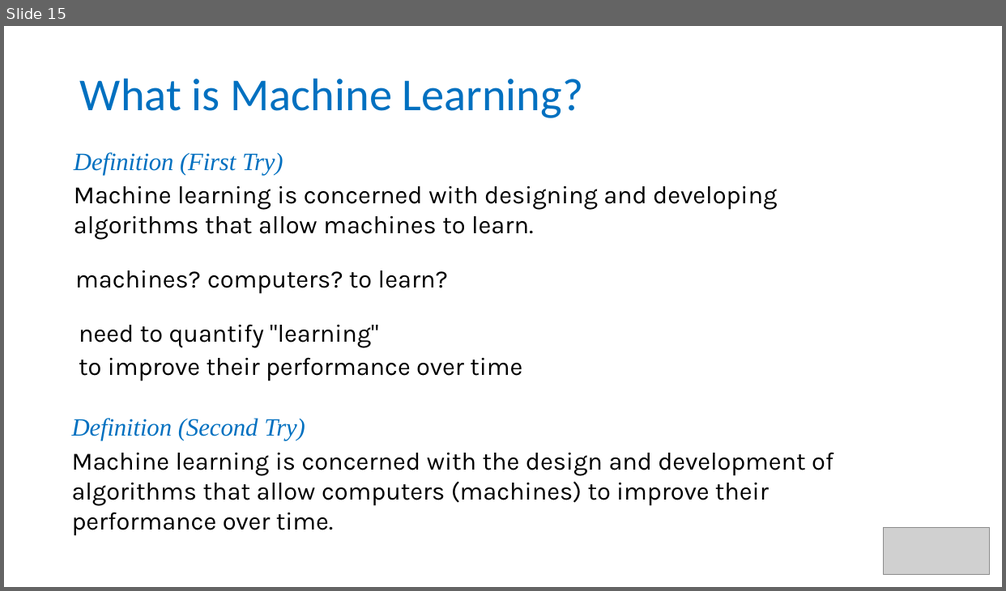
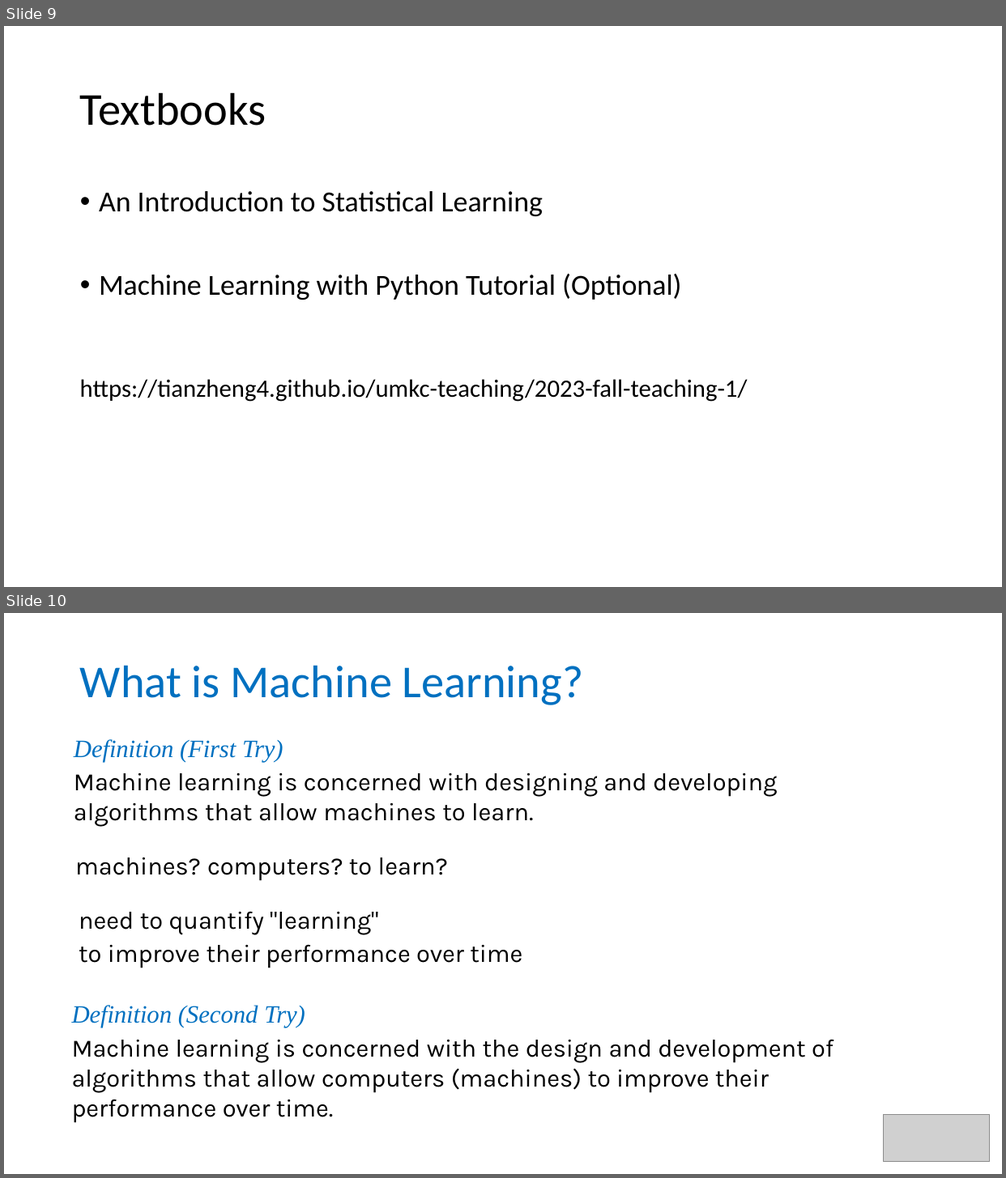
Before and after one commit to tianzheng4/tianzheng4.github.io, a slide deck: _umkc-teaching/slides/Lecture1 - Introduction.pptx. Shown one above the other, each under a label of ours: slide 15 before the commit, slides 9 and 10 after it. The pictures are 1006x591 and 1006x1178 pixels, drawn with LibreOffice and Linux fonts; fonts in the diff are those of the drawing; grey boxes stand for pictures. Boxes give left, top, right and bottom in pixels: in the first picture for what was removed or moved away, otherwise in the second. Text is boxed around its words. In the diff, an @@ line names an element or a change of style, - is before the commit and + after.

```diff
--- a/_umkc-teaching/slides/Lecture1 - Introduction.pptx
+++ b/_umkc-teaching/slides/Lecture1 - Introduction.pptx
@@ slide 9 added at [4, 26, 1002, 587], background #FFFFFF @@
@@ title added at [80, 92, 266, 126], 44 pt, text #000000 @@
+Textbooks
@@ text added at [99, 191, 681, 300], 28 pt, text #000000 @@
+• An Introduction to Statistical Learning
+• Machine Learning with Python Tutorial (Optional)
@@ text added at [80, 379, 748, 402], 24 pt, text #000000 @@
+https://tianzheng4.github.io/umkc-teaching/2023-fall-teaching-1/
@@ what was slide 15 is now slide 10 @@
```
Also in this commit, not shown: 1 slide changed, 7 other slides added, 13 slides removed, 1 other file.
